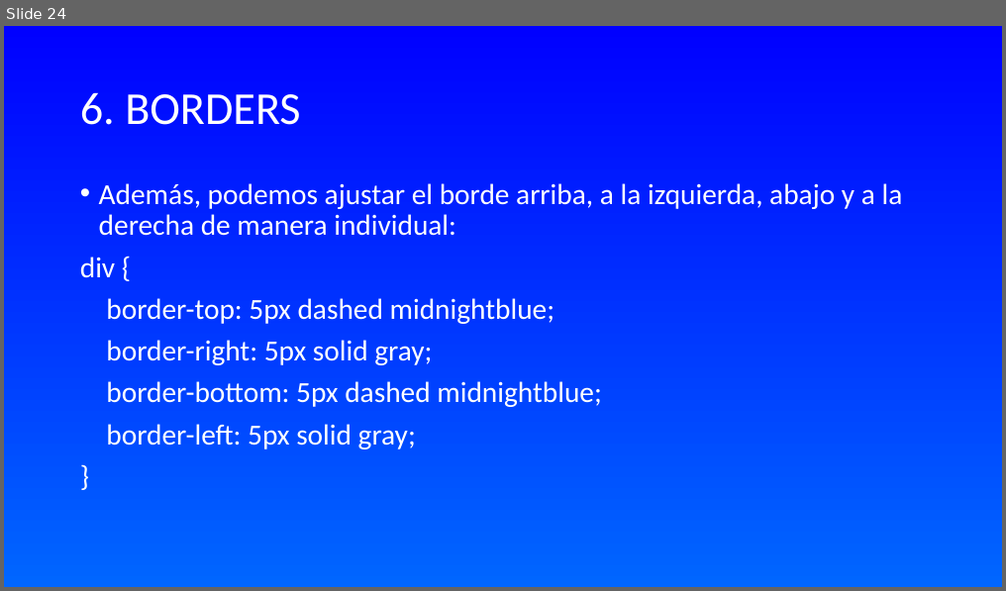
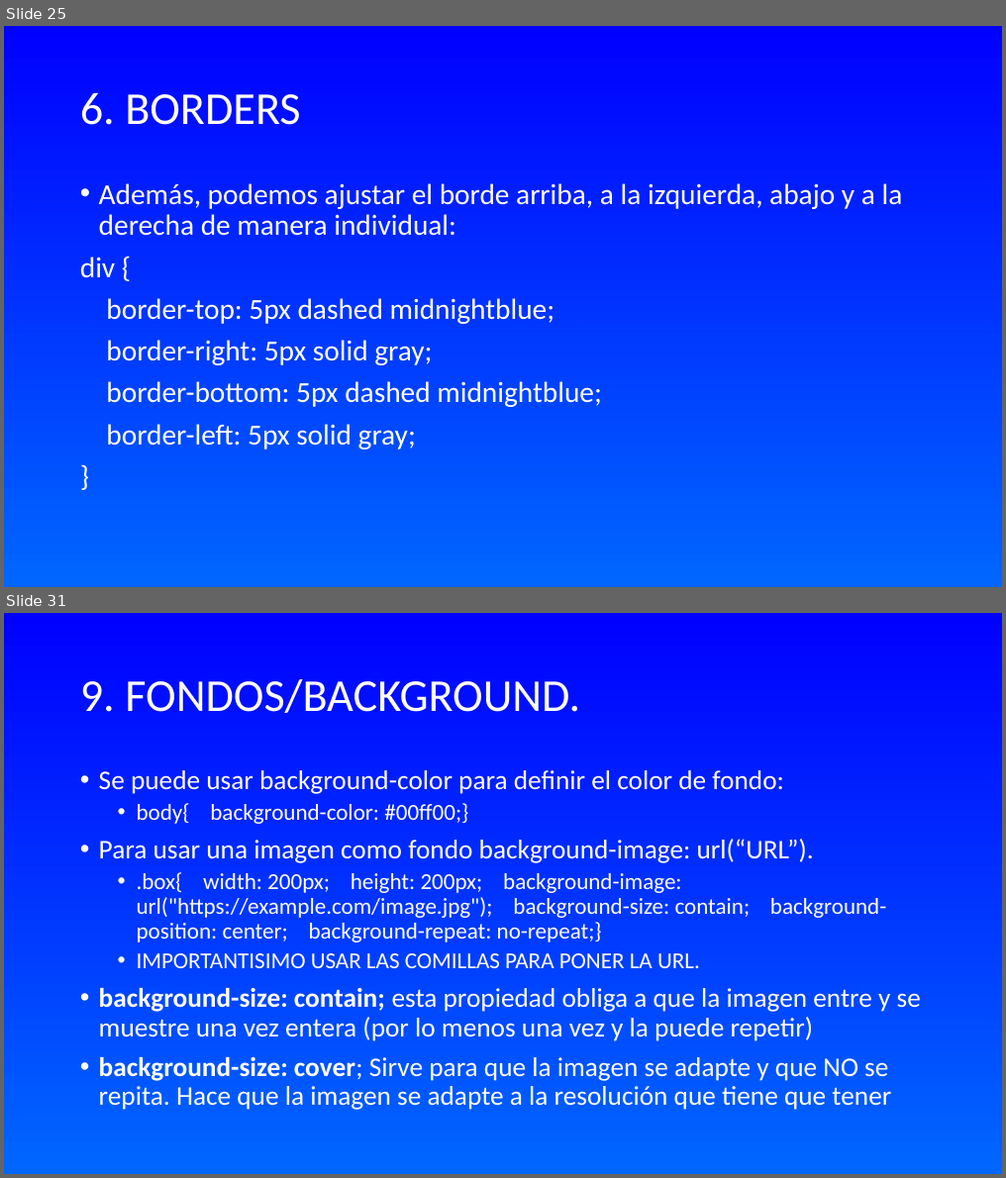
Before and after one commit to WalterDeRacagua/Curso-de-HTML-y-CSS, a slide deck: CSS/TEORÍA/INTRODUCCIÓN A CSS.odp. Shown one above the other, each under a label of ours: slide 24 before the commit, slides 25 and 31 after it; the slides between them are not shown. The pictures are 1006x591 and 1006x1178 pixels, drawn with LibreOffice and Linux fonts; fonts in the diff are those of the drawing. Boxes give left, top, right and bottom in pixels: in the first picture for what was removed or moved away, otherwise in the second. Text is boxed around its words. In the diff, an @@ line names an element or a change of style, - is before the commit and + after.

```diff
--- a/CSS/TEORÍA/INTRODUCCIÓN A CSS.odp
+++ b/CSS/TEORÍA/INTRODUCCIÓN A CSS.odp
@@ slide 31 added at box(4, 613, 1002, 1174), background gradient #0000FF to #0066FF @@
@@ title added at box(80, 679, 580, 713), 44 pt, text #FFFFFF @@
+9. FONDOS/BACKGROUND.
@@ text added at box(99, 770, 921, 1110), 26 pt, text #FFFFFF @@
+• Se puede usar background-color para definir el color de fondo:
+  • body{ background-color: #00ff00;}
+• Para usar una imagen como fondo background-image: url(“URL”).
+  • .box{ width: 200px; height: 200px; background-image: url("https://example.com/image.jpg"); background-size: contain; background-position: center; background-repeat: no-repeat;}
+  • IMPORTANTISIMO USAR LAS COMILLAS PARA PONER LA URL.
+• background-size: contain; esta propiedad obliga a que la imagen entre y se muestre una vez entera (por lo menos una vez y la puede repetir)
+• background-size: cover; Sirve para que la imagen se adapte y que NO se repita. Hace que la imagen se adapte a la resolución que tiene que tener
@@ what was slide 24 is now slide 25 @@
```
Also in this commit, not shown: 1 slide changed, 10 other slides added, 4 other files.
